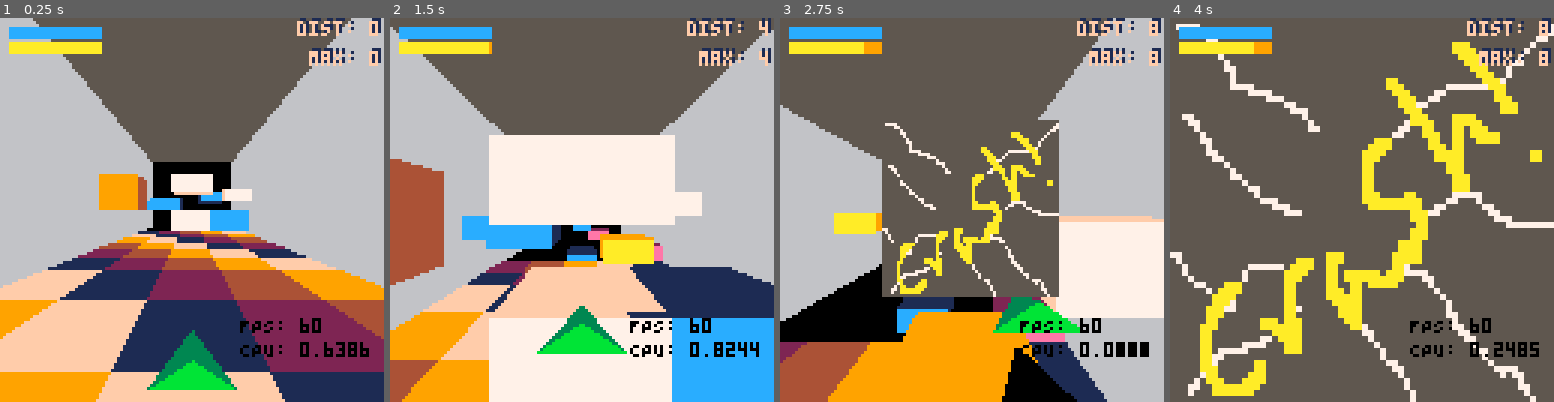
Above: before the commit, frames 1-4 (left to right).
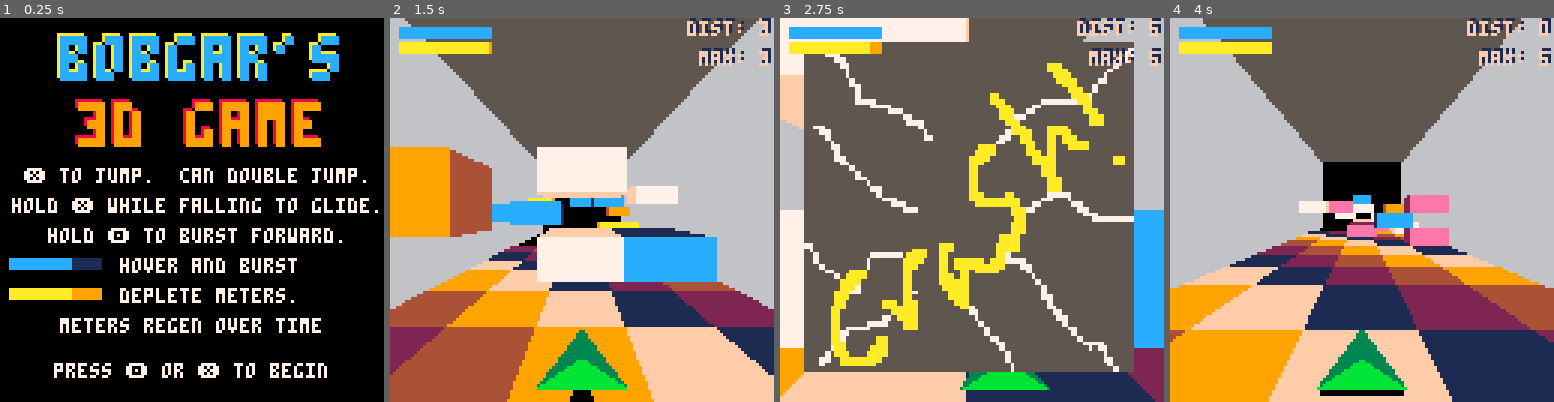
Above: after the commit, the same moments.

Repository: bobgar/pico3d
Game: PICO-8 cartridge 3d.p8
Two runs of this game, one before a commit and one after it. Both use one fixed random seed, a clock stepped at 60 frames per second and the inputs below.
Inputs:
- Up to frame 1 (0.25 s): no input
- Up to frame 2 (1.5 s): tap X (X key) at 0.33, 1.07 s; tap O (Z key) at 0.7 s
- Up to frame 3 (2.75 s): hold Right 1.6-2.1 s; tap O (Z key) at 1.7, 2.1, 2.5 s; tap X (X key) at 1.85 s; hold Up 2.15-2.42 s; hold Right from 2.47 s (still down)
- Up to frame 4 (4 s): tap O (Z key) at 2.9, 3.3, 3.7 s; tap X (X key) at 2.97 s; release Right at 3.03 s; hold Left 3.08-3.58 s; hold Down 3.63-3.97 s

The runs differ from the first frame. In frame 1, 97% of the frame differs, in the area x 0-100%, y 0-100%; in frame 2, 54%; in frame 3, 62%; in frame 4, 81%.

Commit message:
Added basic boring splash screen

Diff:
--- a/3d.lua
+++ b/3d.lua
@@ -269,8 +269,8 @@
     print(max,127 - #max * 4, 11, 15)
 
     color(0)
-    print("FPS: " .. stat(7), 80,100)
-    print("CPU: " .. stat(1), 80,108)
+    --print("FPS: " .. stat(7), 80,100)
+    --print("CPU: " .. stat(1), 80,108)
 end
 
 function drawbar(x, y, cur,max,  c1,c2)
--- a/helpers.lua
+++ b/helpers.lua
@@ -404,3 +404,7 @@
     mx,my, tw,th, ru,rv, chunk_max, eps, uofs, vofs
   )
 end
+
+function printcentered(text, y)
+	print(text, 64 - #text*2, y)
+end
--- a/splashscreen.lua
+++ b/splashscreen.lua
@@ -1,4 +1,97 @@
 function _init()
     maxdist = 0
-    gameinit()
+
+    splashscreeninit()
 end
+
+function splashscreeninit()
+    _update60 = splashscreenupdate
+    _draw = splashscreendraw
+end
+
+function splashscreenupdate()
+    if btnp(❎) or btnp(🅾️) then gameinit() end
+end
+
+function splashscreendraw()
+    cls(0)
+    bprint("bobgar's", 19, 5, 10, 3)
+    bprint("bobgar's", 20, 6, 12, 3)
+    bprint("3d game", 25, 27, 8, 3)
+    bprint("3d game", 26, 28, 9, 3)
+    local ypos = 50
+    printcentered("❎ to jump.  can double jump.", ypos) ypos += 10
+    printcentered("hold ❎ while falling to glide.", ypos) ypos += 10
+    printcentered("hold 🅾️ to burst forward.", ypos) ypos += 10
+    print("hover and burst", 40, ypos)
+    print("deplete meters.", 40, ypos+ 10)
+    drawbar(3,ypos, 20, 30,  12, 1) ypos+=10
+    drawbar(3,ypos, 20, 30,  10, 9) ypos += 10 color(7)
+    printcentered("meters regen over time", ypos) ypos += 15
+    print("press 🅾️ or ❎ to begin", 18, ypos)
+end
+
+function bprint(str,x,y,c,scale)
+    _str_to_sprite_sheet(str)
+
+    local w = #str*4
+    local h = 5
+    pal(7,c)
+    palt(0,true)
+
+    sspr(0,0,w,h,x,y,w*scale,h*scale)
+    pal()
+
+    _restore_sprites_from_usermem()
+end
+
+function obprint(str,x,y,c,co,scale)
+    _str_to_sprite_sheet(str)
+
+    local w = #str*4
+    local h = 5
+    palt(0,true)
+
+    pal(7,co)
+    for xx=-1,1,1 do
+        for yy=-1,1,1 do
+            sspr(0,0,w,h,x+xx,y+yy,w*scale,h*scale)
+        end
+    end
+
+    pal(7,c)
+    sspr(0,0,w,h,x,y,w*scale,h*scale)
+
+    pal()
+
+    _restore_sprites_from_usermem()
+end
+
+function _str_to_sprite_sheet(str)
+    _copy_sprites_to_usermem()
+
+    _black_out_sprite_row()
+    set_sprite_target()
+    print(str,0,0,7)
+    set_screen_target()
+end
+
+function set_sprite_target()
+    poke(0x5f55,0x00)
+end
+
+function set_screen_target()
+    poke(0x5f55,0x60)
+end
+
+function _copy_sprites_to_usermem()
+    memcpy(0x4300,0x0,0x0200)
+end
+
+function _black_out_sprite_row()
+    memset(0x0,0,0x0200)
+end
+
+function _restore_sprites_from_usermem()
+    memcpy(0x0,0x4300,0x0200)
+end
Not shown, changed: 3d.p8.png
